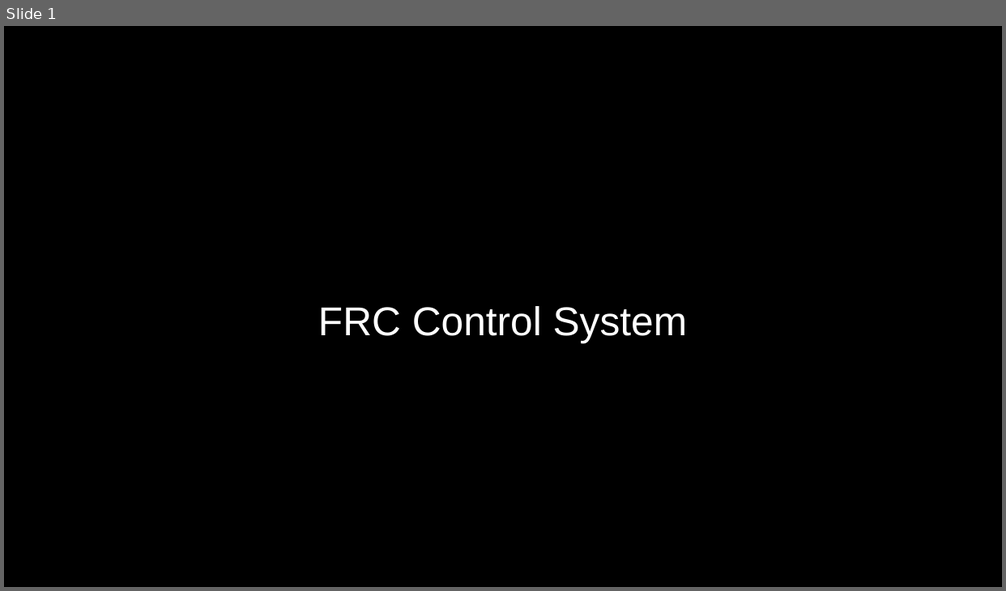
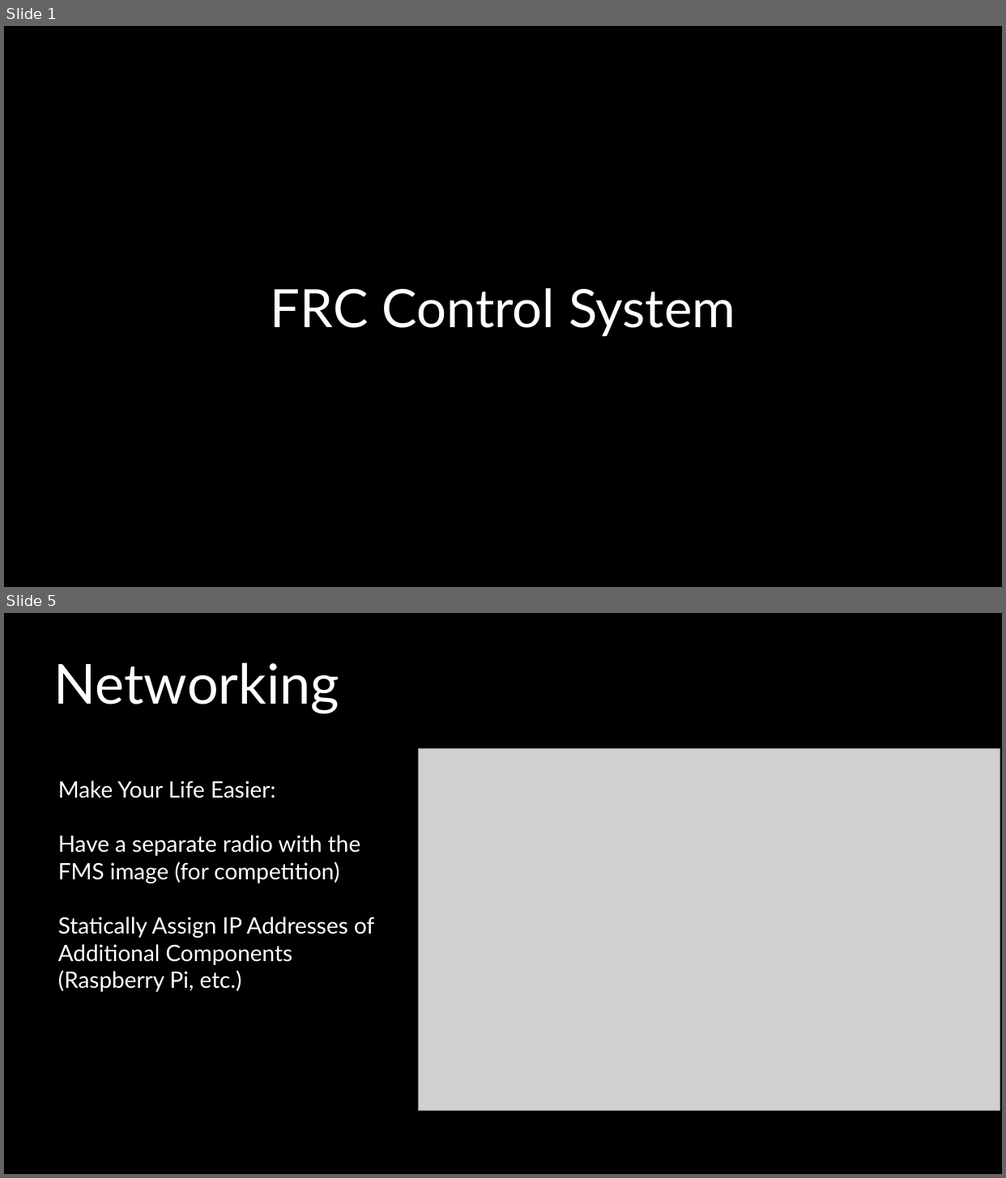
Before and after one commit to DCRoboFalcons8179/2023_Offseason, a slide deck: rsc/control-system.pptx. Shown one above the other, each under a label of ours: slide 1 before the commit, slides 1 and 5 after it; the slides between them are not shown. The pictures are 1006x591 and 1006x1178 pixels, drawn with LibreOffice and Linux fonts; fonts in the diff are those of the drawing; grey boxes stand for pictures. Boxes give left, top, right and bottom in pixels: in the first picture for what was removed or moved away, otherwise in the second. Text is boxed around its words. In the diff, an @@ line names an element or a change of style, - is before the commit and + after.

```diff
--- a/rsc/control-system.pptx
+++ b/rsc/control-system.pptx
@@ slide 5 added at (4, 613, 1002, 1174), background #000000 @@
@@ title added at (54, 662, 340, 714), 44 pt, text #FFFFFF @@
+Networking
@@ picture added at (419, 749, 1000, 1111) @@
@@ text added at (58, 781, 374, 992), 18 pt, text #FFFFFF @@
+Make Your Life Easier:
+Have a separate radio with the FMS image (for competition)
+Statically Assign IP Addresses of Additional Components (Raspberry Pi, etc.)
@@ slide 1 changed as well @@
@@ subtitle "FRC Control System": place and size @@
-subtitle "FRC Control System" at (318, 306, 688, 344)
+subtitle "FRC Control System" at (270, 288, 735, 337)
@@ subtitle "FRC Control System" at (270, 288, 735, 337): size 32 to 42 pt, font Arial to Lato @@
```
Also in this commit, not shown: 3 other slides added, 1 other file.
